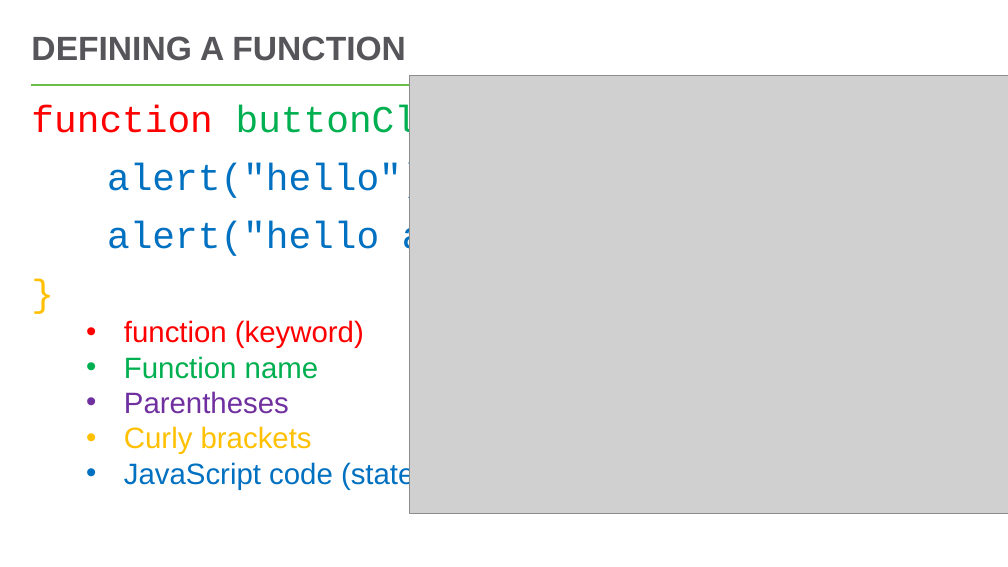
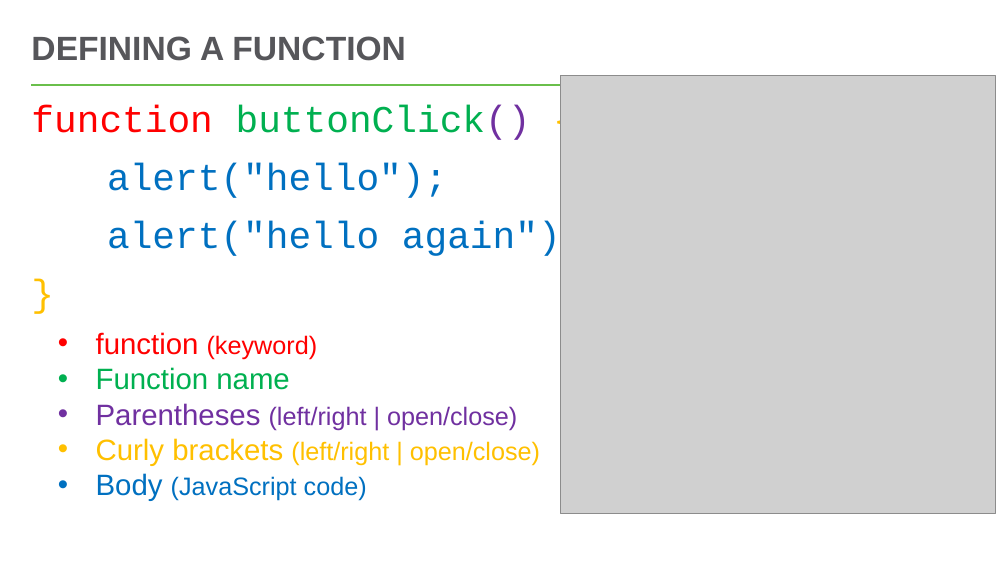
Before and after one commit to hytechclub/web-102, a slide deck: slide 7 of Week04/Buttons.pptx (slide 9 before the commit). Drawn at 1008x567 pixels with LibreOffice and Linux fonts; fonts in the diff are those of the drawing; grey boxes stand for pictures. Boxes give left, top, right and bottom in pixels: in the first picture for what was removed or moved away, otherwise in the second. Text is boxed around its words. In the diff, an @@ line names an element or a change of style, - is before the commit and + after.

```diff
--- a/Week04/Buttons.pptx
+++ b/Week04/Buttons.pptx
@@ picture: place and size @@
-picture at [410,76,1008,513]
+picture at [561,76,996,513]
@@ text "function (keyword)": place and size @@
-text "function (keyword)" at [124,320,504,489]
+text "function (keyword)" at [96,332,540,501]
@@ text at [96,332,318,360]: size 28 to 24 pt in "(keyword)" @@
@@ text at [96,403,540,501]: text changed; size 28 to 24 pt; text colour #0070C0 to #FFC000 @@
-• Parentheses
-• Curly brackets
-• JavaScript code (statements)
+• Parentheses (left/right | open/close)
+• Curly brackets (left/right | open/close)
+• Body (JavaScript code)
```
Also in this commit, not shown: 5 other slides changed, 3 slides added, 3 slides removed, 8 other files.
